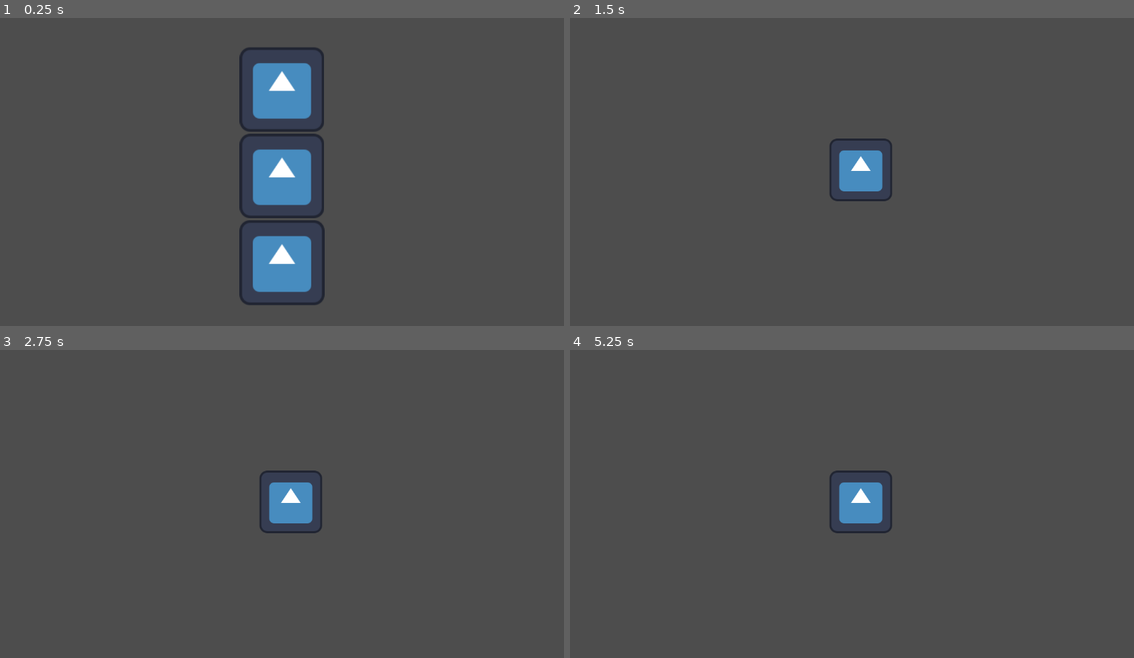
Above: before the commit, frames 1-4 (two rows, left to right).
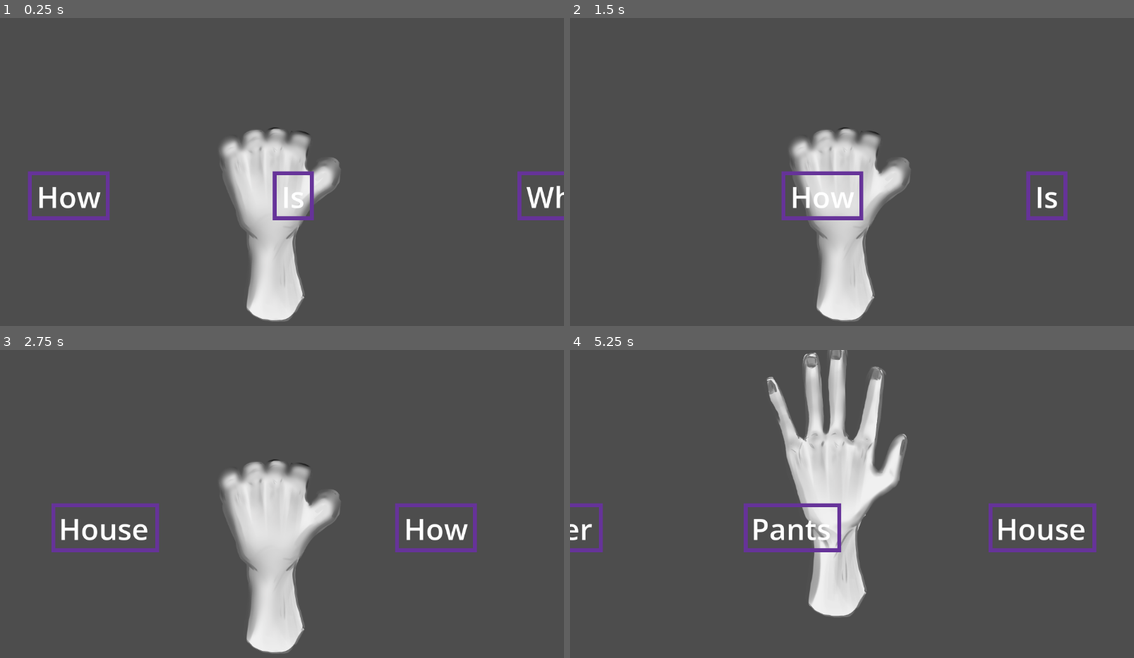
Above: after the commit, the same moments.

Repository: bunnybunnybun/AI-Takeover
Game: Godot game, scene res://scenes/main.tscn
The game is run twice, just before and just after one commit, with the same random seed, the same clock (stepped at 60 frames per second) and the same inputs. Before the commit the project starts from res://scenes/main_menu.tscn. The engine's default icon, where the game draws it, is replaced by a stand-in: a white triangle on a blue panel in a dark square.
Inputs (mouse positions are in pixels of both pictures, inside the frame that each line leads up to):
- Up to frame 1 (0.25 s): no input
- Up to frame 2 (1.5 s): click (852, 88) at 0.52 s; tap Enter (ui_accept) at 1.25 s; move the mouse to (976, 159) at 1.27 s; hold Tab (ui_focus_next) from 1.28 s (still down); click (976, 159) at 1.42 s
- Up to frame 3 (2.75 s): tap Enter (ui_accept) at 1.52, 2.27 s; move the mouse to (169, 525) at 2.02 s; release Tab (ui_focus_next) at 2.03 s; tap Tab (ui_focus_next) at 2.1 s; click (169, 525) at 2.17 s
- Up to frame 4 (5.25 s): move the mouse to (908, 439) at 2.77 s; hold Tab (ui_focus_next) 2.78-3.53 s; click (908, 439) at 2.92 s; move the mouse to (823, 571) at 3.52 s; tap Tab (ui_focus_next) at 3.6, 5.1 s; click (823, 571) at 3.67 s; tap Enter (ui_accept) at 3.77, 4.52 s; move the mouse to (1021, 556) at 4.27 s; hold Tab (ui_focus_next) 4.28-5.03 s; click (1021, 556) at 4.42 s; move the mouse to (682, 460) at 5.02 s; click (682, 460) at 5.17 s

The runs differ from the first frame. In frame 1, 12% of the frame differs, in the area x 4-100%, y 9-99%; in frame 2, 8.3%; in frame 3, 9.5%; in frame 4, 12%.

Commit message:
added river code

Diff:
--- a/ai-takeover/project.godot
+++ b/ai-takeover/project.godot
@@ -11,7 +11,7 @@
 [application]
 
 config/name="AI-takover"
-run/main_scene="res://scenes/main_menu.tscn"
+run/main_scene="uid://bvp70gnr1l6bm"
 config/features=PackedStringArray("4.6", "GL Compatibility")
 config/icon="res://icon.svg"
 
--- a/ai-takeover/scenes/main.tscn
+++ b/ai-takeover/scenes/main.tscn
@@ -1,6 +1,18 @@
 [gd_scene format=3 uid="uid://bvp70gnr1l6bm"]
 
 [ext_resource type="Script" uid="uid://w7s4eeivyw7l" path="res://scripts/main.gd" id="1_o5qli"]
+[ext_resource type="PackedScene" uid="uid://ddl6tvnuar0i7" path="res://scenes/main_menu.tscn" id="2_sugp2"]
+[ext_resource type="PackedScene" uid="uid://b4t8lkx0h57yd" path="res://scenes/word_push.tscn" id="3_jyhfs"]
+[ext_resource type="PackedScene" uid="uid://omny4bnx80le" path="res://scenes/river.tscn" id="4_jyhfs"]
 
 [node name="main" type="Node2D" unique_id=1916585667]
 script = ExtResource("1_o5qli")
+
+[node name="main_menu" parent="." unique_id=1618483000 instance=ExtResource("2_sugp2")]
+visible = false
+
+[node name="WordPush" parent="." unique_id=379484559 instance=ExtResource("3_jyhfs")]
+position = Vector2(540, 150)
+scale = Vector2(0.5, 0.5)
+
+[node name="River" parent="." unique_id=256900186 instance=ExtResource("4_jyhfs")]
--- /dev/null
+++ b/ai-takeover/scenes/river.tscn
@@ -0,0 +1,6 @@
+[gd_scene format=3 uid="uid://omny4bnx80le"]
+
+[ext_resource type="Script" uid="uid://d37k6h4g2hdv7" path="res://scripts/river.gd" id="1_s00bq"]
+
+[node name="River" type="Node2D" unique_id=256900186]
+script = ExtResource("1_s00bq")
--- a/ai-takeover/scenes/word_push.tscn
+++ b/ai-takeover/scenes/word_push.tscn
@@ -53,7 +53,7 @@
 "duration": 1.0,
 "texture": ExtResource("13_xw2lp")
 }],
-"loop": true,
+"loop": false,
 "name": &"hand_grab",
 "speed": 25.0
 }]
@@ -75,3 +75,5 @@
 [node name="CollisionShape2D" type="CollisionShape2D" parent="Area2D" unique_id=1499491709]
 position = Vector2(-13.75, 3.5)
 shape = SubResource("RectangleShape2D_qadu5")
+
+[connection signal="area_entered" from="Area2D" to="." method="_on_area_2d_area_entered"]
--- a/ai-takeover/scripts/main.gd
+++ b/ai-takeover/scripts/main.gd
@@ -4,16 +4,16 @@
 
 # Called when the node enters the scene tree for the first time.
 func _ready() -> void:
-	pass
+	_level_load()
 
 
 # Called every frame. 'delta' is the elapsed time since the previous frame.
 func _process(_delta: float) -> void:
-	if len(word_array) == 5:
+	if word_array.size() == 5:
 		if word_array == ["I","Will","Help","The","Nation"]:
 			score += 1
 
-func _level_load (level)-> void:
+func _level_load ()-> void:
 	var words = get_node_or_null("words")
 	if words:
 		for word in words:
--- a/ai-takeover/scripts/river.gd
+++ b/ai-takeover/scripts/river.gd
@@ -114,8 +114,9 @@
 		collision_rect.shape = rectangle_shape
 
 		area_2d.add_child(collision_rect)
-		area_2d.connect("area_entered", func():
+		area_2d.connect("area_entered", func(area):
 			emit_signal("word_pushed", n)
+			print(area.name)
 		)
 
 		n.add_child(area_2d)
--- a/ai-takeover/scripts/word_push.gd
+++ b/ai-takeover/scripts/word_push.gd
@@ -9,6 +9,6 @@
 
 # Called every frame. 'delta' is the elapsed time since the previous frame.
 func _process(delta: float) -> void:
-	if Input.is_action_just_pressed("ui-focus-next"):
+	if Input.is_action_just_pressed("ui_focus_next"):
 		print("button pressed")
 		animated_sprite_2d.play("hand_grab")
Not shown, removed: ai-takeover/river.gd.uid
Not shown, changed: ai-takeover/scripts/river.gd.uid
